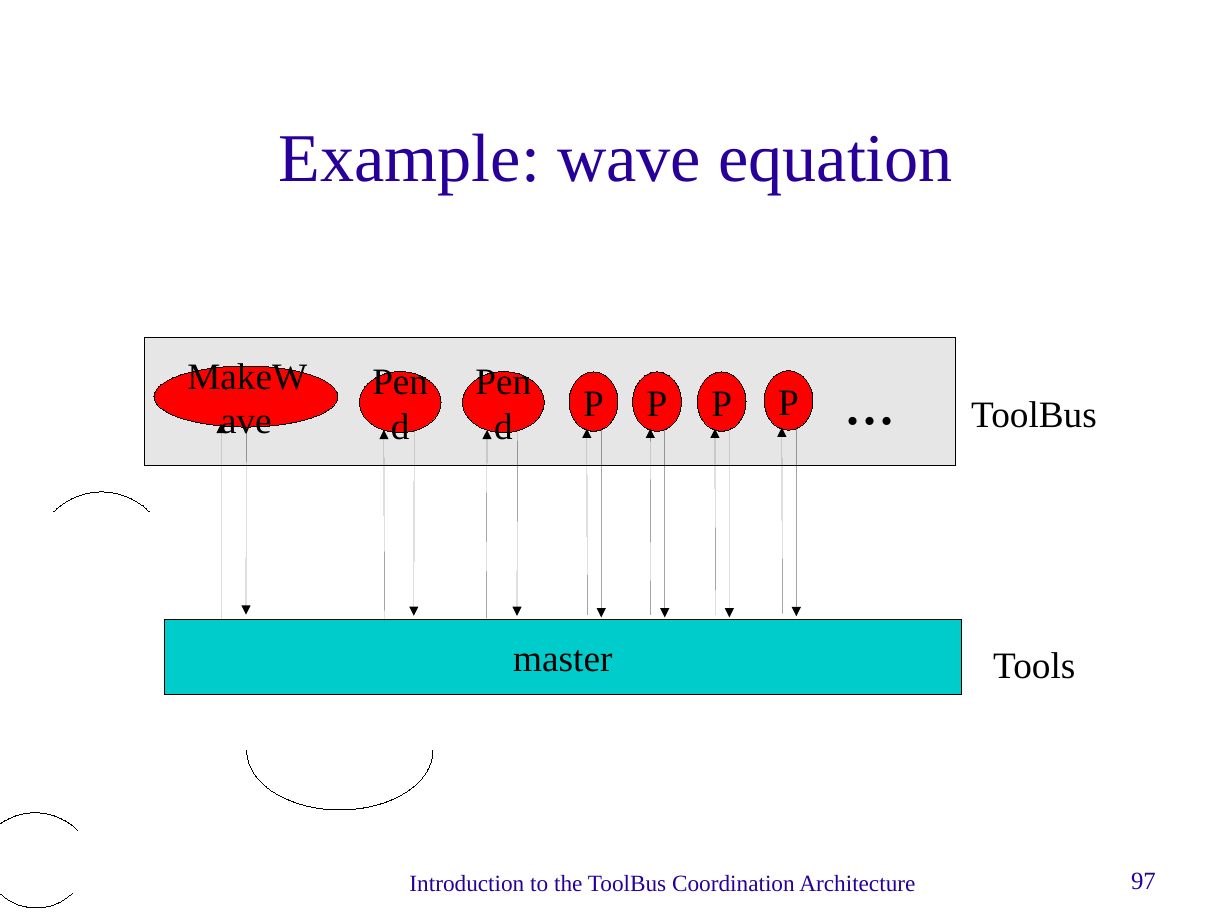
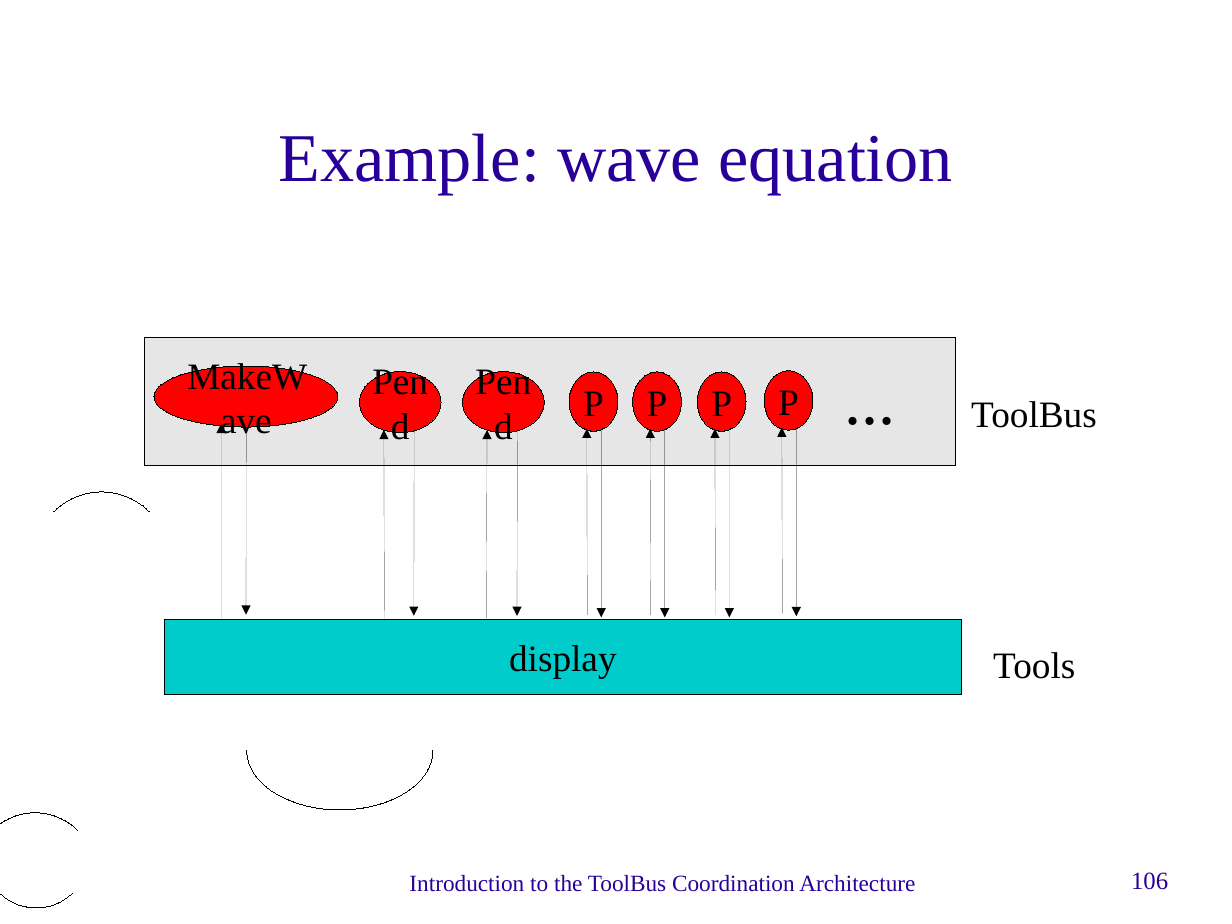
Before and after one commit to cwi-swat/meta-environment, a slide deck: slide 106 of meta-doc/technology/toolbus-intro/toolbus-intro.odp (slide 97 before the commit). Drawn at 1232x924 pixels with LibreOffice and Linux fonts; fonts in the diff are those of the drawing; background and template pictures are left out. Boxes give left, top, right and bottom in pixels: in the first picture for what was removed or moved away, otherwise in the second. Text is boxed around its words. In the diff, an @@ line names an element or a change of style, - is before the commit and + after.

```diff
--- a/meta-doc/technology/toolbus-intro/toolbus-intro.odp
+++ b/meta-doc/technology/toolbus-intro/toolbus-intro.odp
@@ text in rectangle at bbox=[509, 645, 617, 679]: text changed @@
-master
+display
@@ page number at bbox=[1131, 872, 1168, 890]: text changed @@
-97
+106
```
Also in this commit, not shown: 28 other slides changed, 69 slides added, 5 slides removed, 1 other file.
